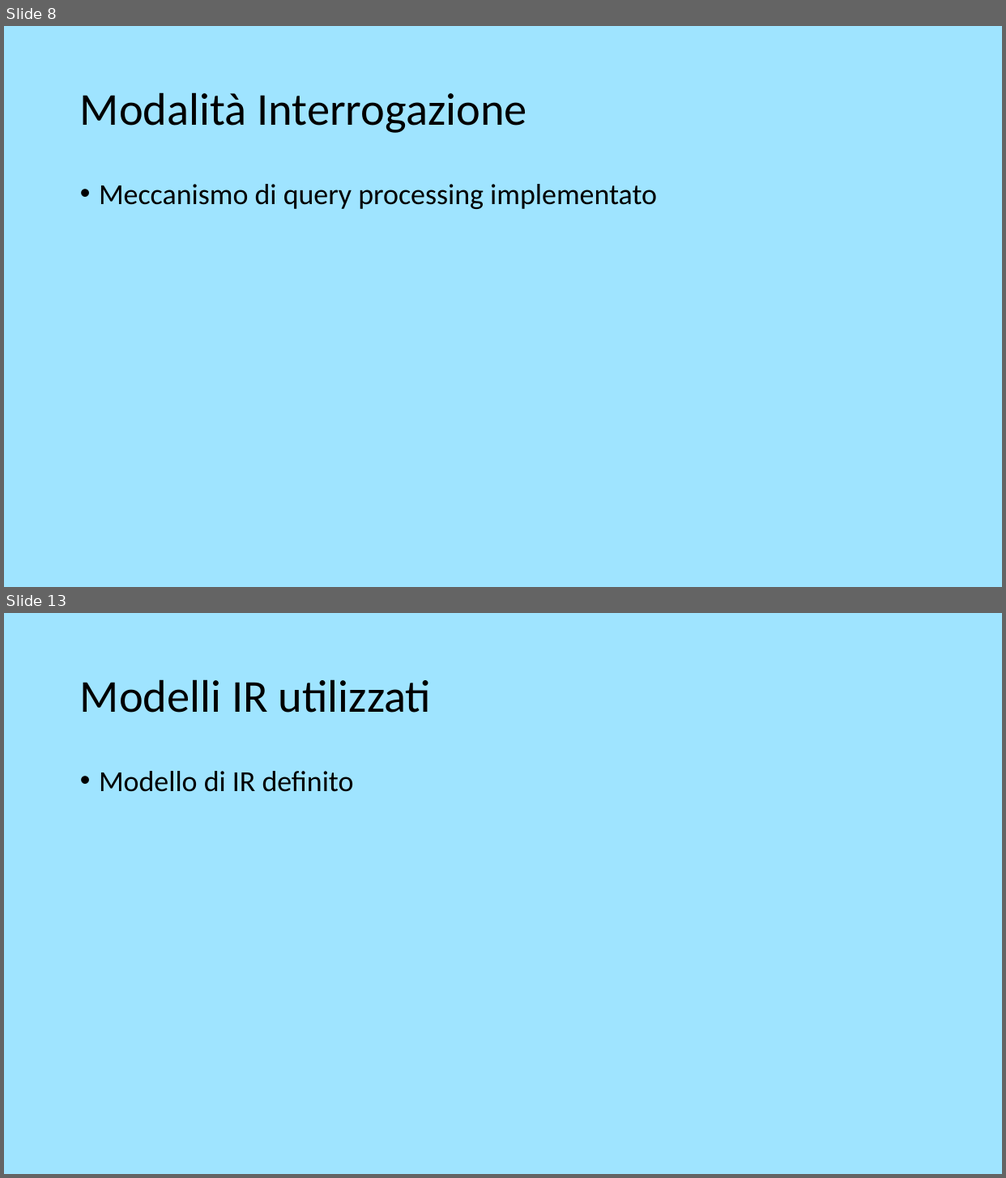
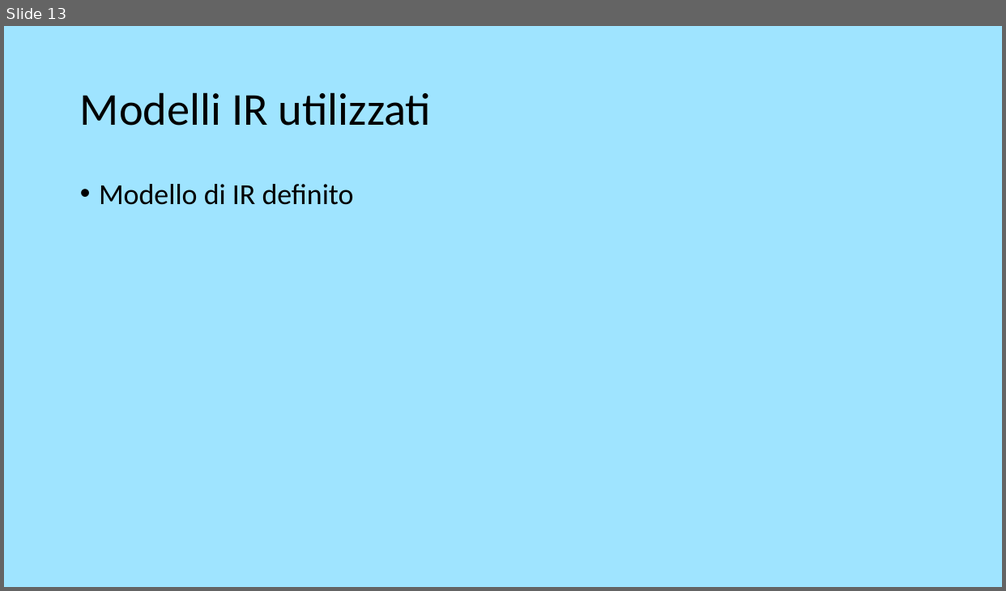
Before and after one commit to theElandor/Progetto3.0, a slide deck: 1PresentazioneGI.odp. Shown one above the other, each under a label of ours: slides 8 and 13 before the commit, slide 13 after it; the slides between them are not shown. The pictures are 1006x1178 and 1006x591 pixels, drawn with LibreOffice and Linux fonts; fonts in the diff are those of the drawing. Boxes give left, top, right and bottom in pixels: in the first picture for what was removed or moved away, otherwise in the second. Text is boxed around its words. In the diff, an @@ line names an element or a change of style, - is before the commit and + after.

```diff
--- a/1PresentazioneGI.odp
+++ b/1PresentazioneGI.odp
@@ slide 8 removed at box(4, 26, 1002, 587), background #9FE4FF @@
@@ title removed at box(80, 92, 527, 133) @@
-Modalità Interrogazione
@@ text removed at box(99, 184, 657, 209) @@
-• Meccanismo di query processing implementato
```
Also in this commit, not shown: 1 slide changed, 11 slides added, 13 other slides removed, 13 other files.
